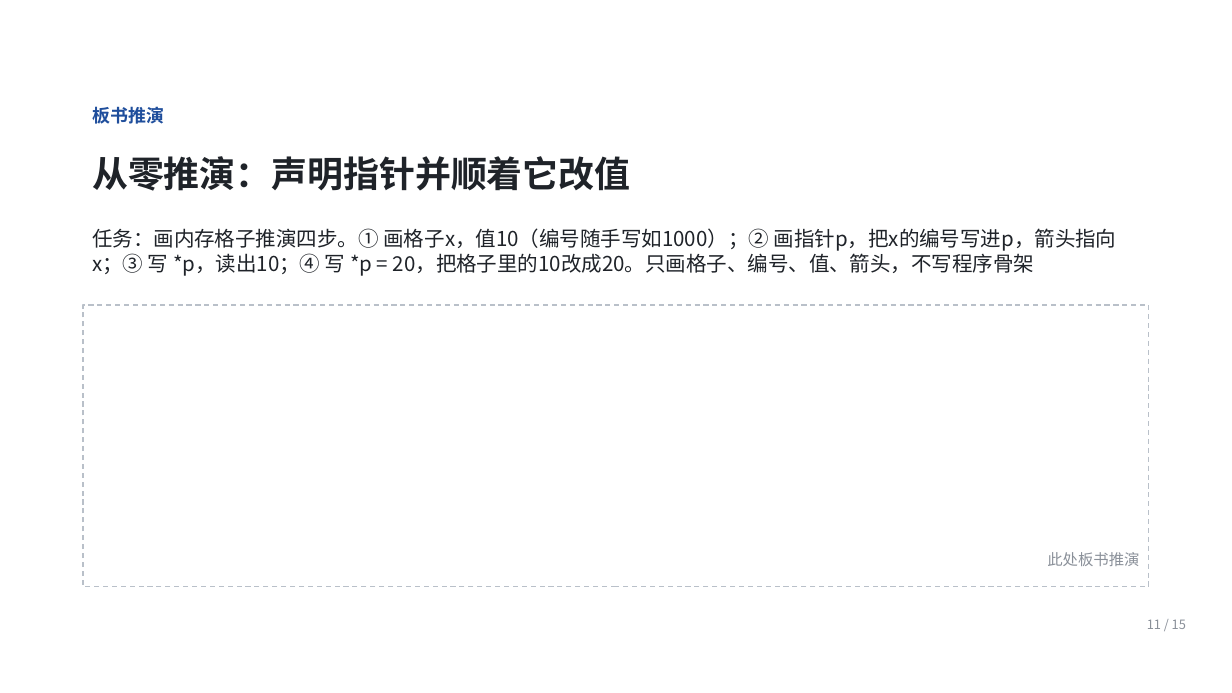
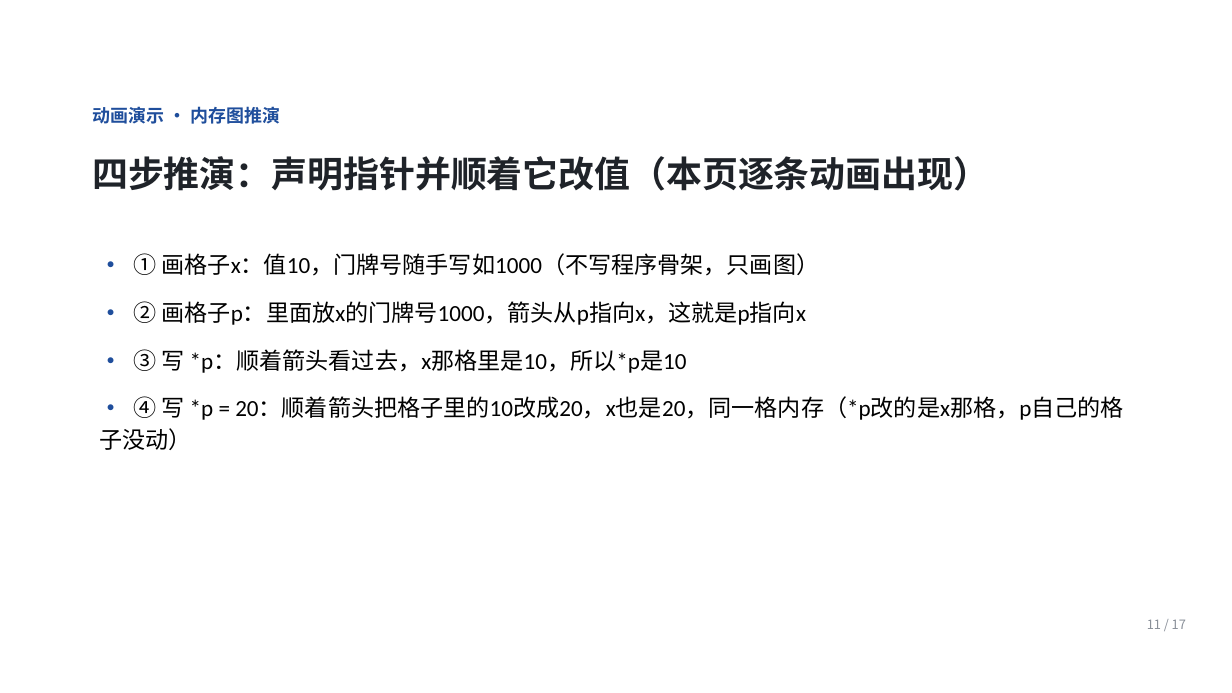
Before and after one commit to Ctrl1CandV/SpecialtyCourses, a slide deck: slide 11 of 课件/C1/C1-B-01/C1-B-01.pptx. Drawn at 1232x693 pixels with LibreOffice and Linux fonts; fonts in the diff are those of the drawing; background and template pictures are left out. Boxes give left, top, right and bottom in pixels: in the first picture for what was removed or moved away, otherwise in the second. Text is boxed around its words. In the diff, an @@ line names an element or a change of style, - is before the commit and + after.

```diff
--- a/课件/C1/C1-B-01/C1-B-01.pptx
+++ b/课件/C1/C1-B-01/C1-B-01.pptx
@@ text at (x1=92, y1=106, x2=281, y2=124): text changed @@
-板书推演
+动画演示 · 内存图推演
@@ text at (x1=92, y1=156, x2=989, y2=191): text changed @@
-从零推演：声明指针并顺着它改值
+四步推演：声明指针并顺着它改值（本页逐条动画出现）
@@ text at (x1=133, y1=253, x2=819, y2=276): text changed; size 16 to 18 pt; font Noto Sans CJK SC to Calibri; text colour #1F2329 to #000000 @@
-任务：画内存格子推演四步。① 画格子x，值10（编号随手写如1000）；② 画指针p，把x的编号写进p，箭头指向x；③ 写 *p，读出10；④ 写 *p = 20，把格子里的10改成20。只画格子、编号、值、箭头，不写程序骨架
+• ① 画格子x：值10，门牌号随手写如1000（不写程序骨架，只画图）
@@ rectangle removed at (x1=83, y1=305, x2=1149, y2=587) @@
@@ text added at (x1=133, y1=301, x2=806, y2=325), 18 pt, text #000000 @@
+• ② 画格子p：里面放x的门牌号1000，箭头从p指向x，这就是p指向x
@@ text added at (x1=133, y1=349, x2=687, y2=373), 18 pt, text #000000 @@
+• ③ 写 *p：顺着箭头看过去，x那格里是10，所以*p是10
@@ text added at (x1=133, y1=396, x2=1124, y2=420), 18 pt, text #000000 @@
+• ④ 写 *p = 20：顺着箭头把格子里的10改成20，x也是20，同一格内存（*p改的是x那格，p自己的格子没动）
@@ text removed at (x1=1047, y1=552, x2=1139, y2=566) @@
-此处板书推演
@@ text at (x1=1147, y1=619, x2=1186, y2=629): text changed @@
-11 / 15
+11 / 17
```
Also in this commit, not shown: 14 other slides changed, 2 slides added, 23 other files.
